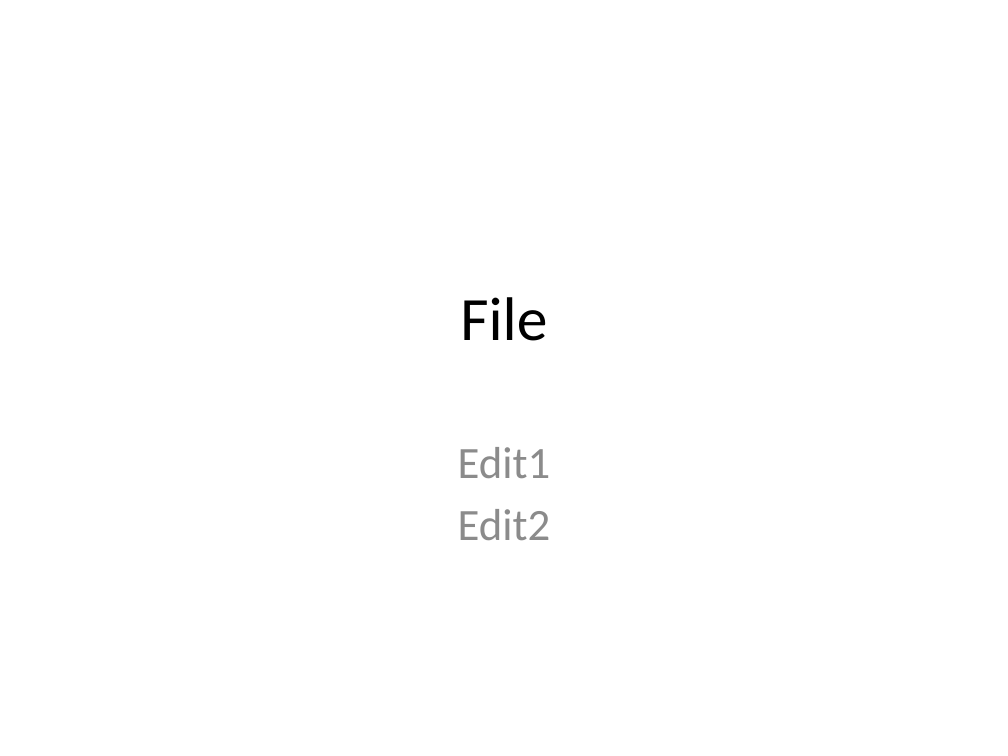
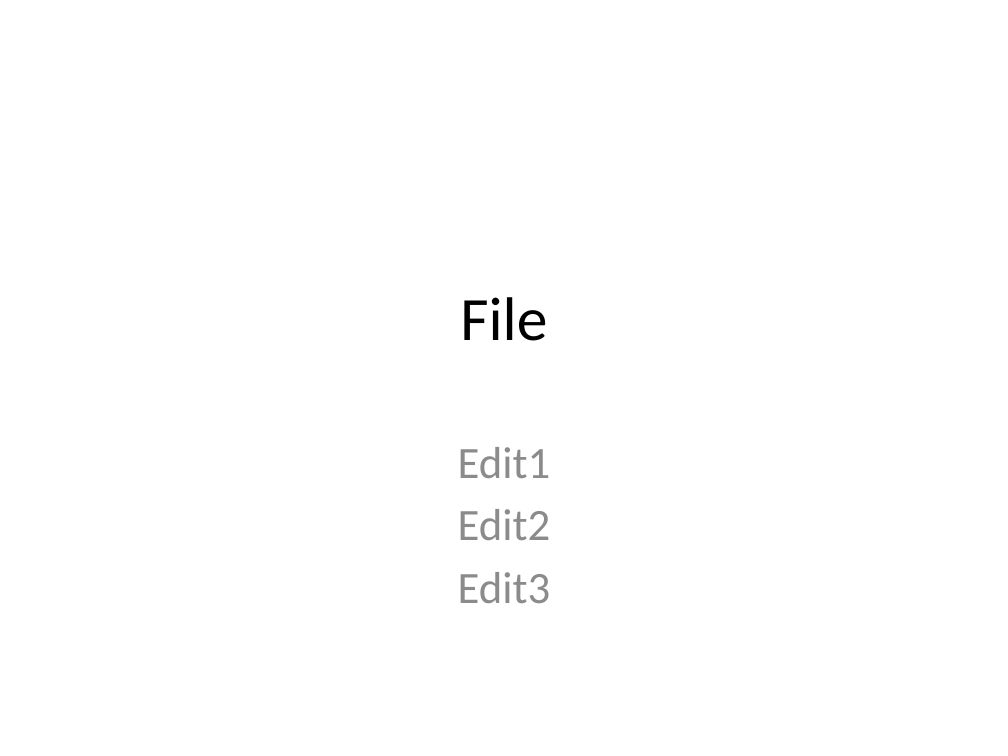
Before and after one commit to MeticulonTraining5/meticulon6test, a slide deck: slide 1 of Test powerpoint file.pptx. Drawn at 1008x756 pixels with LibreOffice and Linux fonts; fonts in the diff are those of the drawing. Boxes give left, top, right and bottom in pixels: in the first picture for what was removed or moved away, otherwise in the second. Text is boxed around its words. In the diff, an @@ line names an element or a change of style, - is before the commit and + after.

```diff
--- a/Test powerpoint file.pptx
+++ b/Test powerpoint file.pptx
@@ subtitle at (x1=458, y1=572, x2=551, y2=603): paragraph added @@
+Edit3
```
